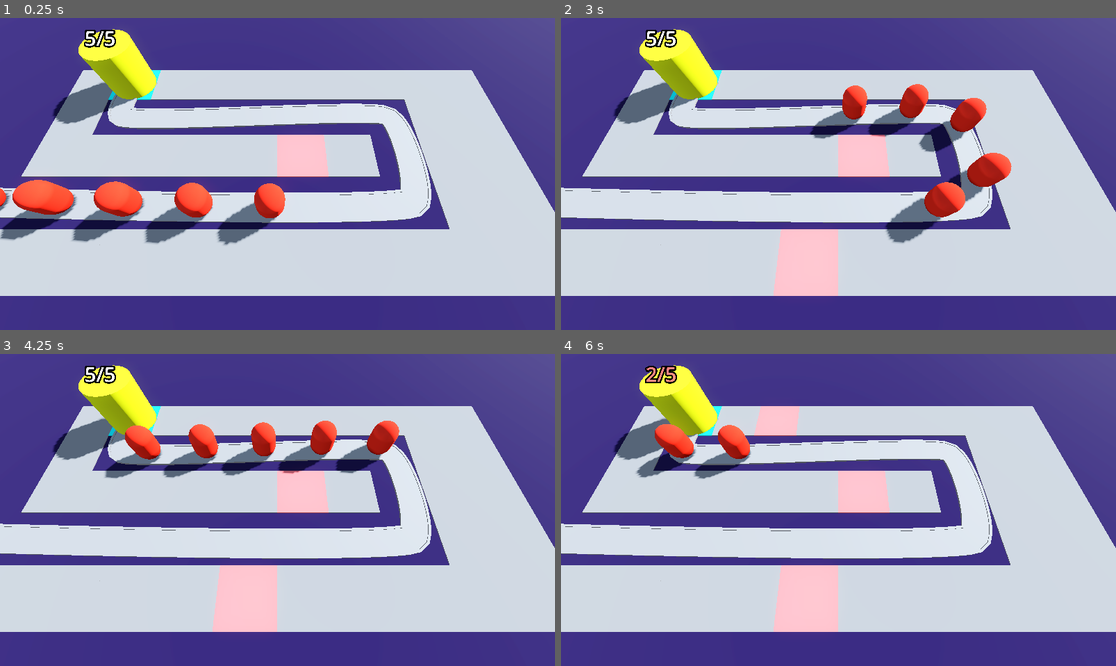
Above: before the commit, frames 1-4 (two rows, left to right).
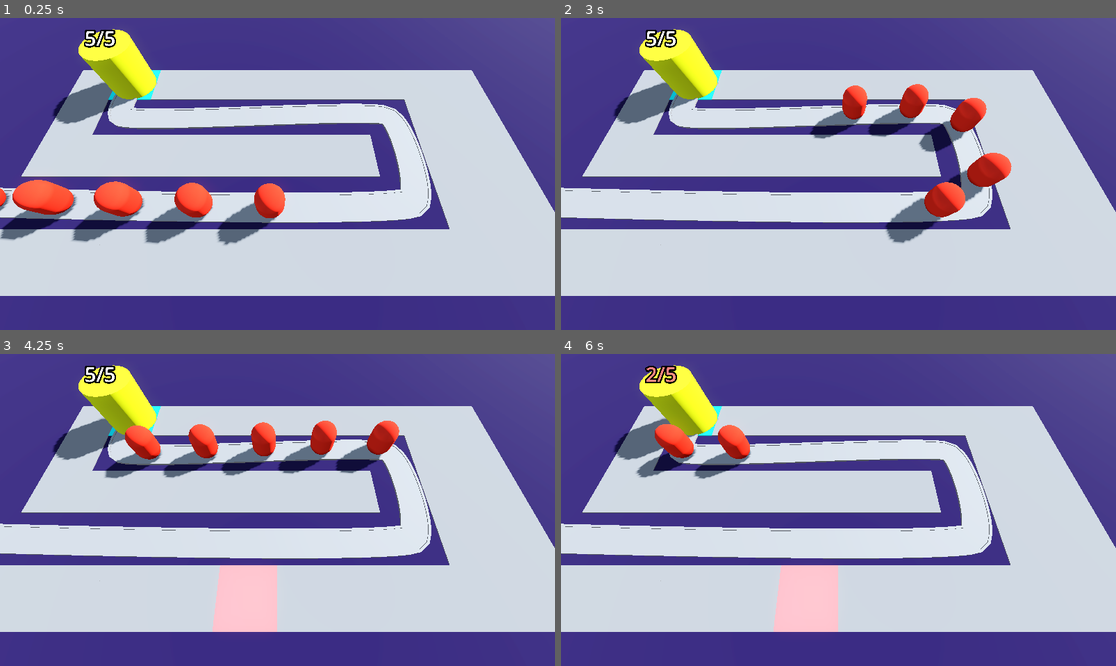
Above: after the commit, the same moments.

Repository: DrDuckson/Barbarian_Blaster
Game: Godot game, scene res://scenes/main.tscn
Same seed, same stepped clock (60 frames per second), same inputs: the game is played once before the commit and once after it.
Inputs (mouse positions are in pixels of both pictures, inside the frame that each line leads up to):
- Up to frame 1 (0.25 s): no input
- Up to frame 2 (3 s): move the mouse to (960, 158) at 0.52 s; click (960, 158) at 0.6 s; right-click (960, 158) at 0.8 s; move the mouse to (727, 189) at 1.27 s; right-click (727, 189) at 1.35 s; click (727, 189) at 1.55 s; move the mouse to (894, 105) at 2.02 s; click (894, 105) at 2.1 s; right-click (894, 105) at 2.3 s; move the mouse to (810, 236) at 2.77 s; right-click (810, 236) at 2.85 s
- Up to frame 3 (4.25 s): click (249, 572) at 3.05 s; move the mouse to (444, 556) at 3.52 s; click (444, 556) at 3.6 s; right-click (444, 556) at 3.8 s
- Up to frame 4 (6 s): move the mouse to (672, 463) at 4.27 s; right-click (672, 463) at 4.35 s; click (672, 463) at 4.55 s; move the mouse to (866, 510) at 5.02 s; click (866, 510) at 5.1 s; right-click (866, 510) at 5.3 s; move the mouse to (755, 432) at 5.77 s; right-click (755, 432) at 5.85 s

The runs differ from the first frame. In frame 1, 1.2% of the frame differs, in the area x 49-60%, y 37-52%; in frame 2, 3.6%, in the area x 38-60%, y 37-90%; in frame 3, 1.2%; in frame 4, 1.9%.

Commit message:
Added cell change function on input click

Diff:
--- a/scripts/ray_picker_camera.gd
+++ b/scripts/ray_picker_camera.gd
@@ -9,10 +9,19 @@
 	ray_cast_3d.force_raycast_update()
 
 	if ray_cast_3d.is_colliding():
+		Input.set_default_cursor_shape(Input.CURSOR_POINTING_HAND)
 		var collider = ray_cast_3d.get_collider()
 		if collider is GridMap:
-			var collision_point = ray_cast_3d.get_collision_point()
-			var cell = gridmap.local_to_map(collision_point)
-			print(cell)
-			if gridmap.get_cell_item(cell) == 0:
-				gridmap.set_cell_item(cell, 3)
+			if Input.is_action_just_pressed("Lclick"):
+				change_cell_item(0, 3)
+			if Input.is_action_just_pressed("Rclick"):
+				change_cell_item(3, 0)
+	else:
+		Input.set_default_cursor_shape(Input.CURSOR_ARROW)
+
+func change_cell_item(current_cell, dest_cell) -> void:
+	var collision_point = ray_cast_3d.get_collision_point()
+	var cell = gridmap.local_to_map(collision_point)
+	print(cell)
+	if gridmap.get_cell_item(cell) == current_cell:
+		gridmap.set_cell_item(cell, dest_cell)
